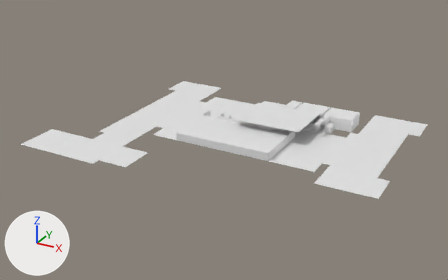
An edit to the Blender file assets/jvo.blend, drawn before and after from the same camera.
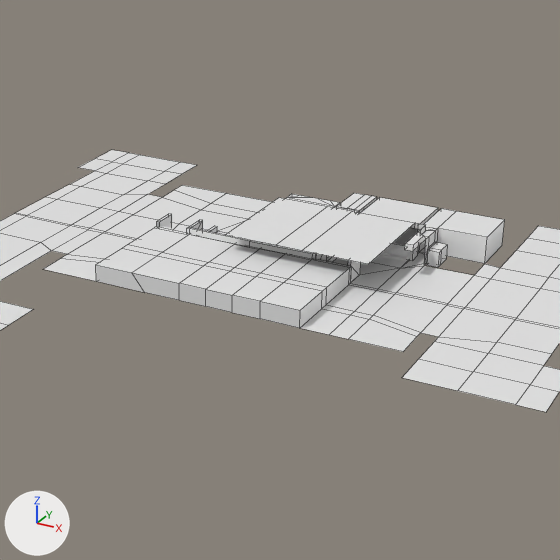
Each version appears first whole from a camera (50 mm lens) standing at (120.2, -248.3, 116.6) and looking at (-11.0, -9.8, -2.7), and next in a close-up on the part from 30% to 86% of the width and 5% to 95% of the height. The axes (+X, +Y, +Z) are drawn at lower left. The lights are the same throughout. The close-ups show mesh edges as thin lines. Objects named as collision shapes, trigger or cutter boxes, shadow casters or lower levels of detail are left out.

Objects in the first close-up: 'basis -col', 'muurtjes_aula -col'.
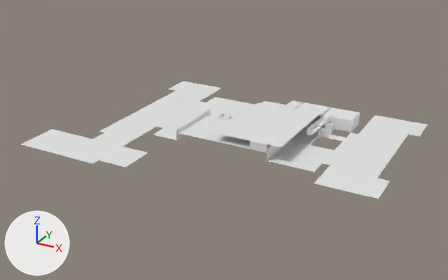
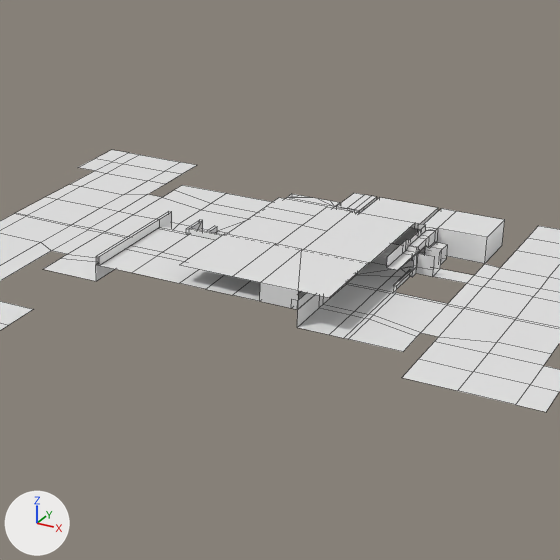
Boxes (x1, y1, x2, y2) around the edits, measured in the close-ups (560 x 560 px):
'muurtjes_aula -col', reshaped, modifiers changed: before (157, 214, 361, 275); after (96, 211, 358, 309)
part 1 of me_plane_003, built on: before (96, 225, 434, 335); after (180, 198, 560, 339)
part 2 of me_plane_004, added: after (96, 211, 172, 266)
part 3 of me_plane_004, built on: before (157, 214, 361, 275); after (186, 225, 358, 309)

The change, as a diff of the scene's bpy script:
```diff
--- a/assets/jvo.blend.py
+++ b/assets/jvo.blend.py
@@ me_plane_003 @@
 # used by ob_basis__col; location = (-1.4, 27.1, 4.2); scale = (8.73, 8.73, 8.73)
-me_plane_003.from_pydata(...)  # 361 vertices, 308 faces; spans x -9.9..8.3, y -10.5..2.7, z -1.3..0.4
+me_plane_003.from_pydata(...)  # 457 vertices, 393 faces, 1 loose edge; spans x -9.9..8.3, y -10.5..2.7, z -1.3..0.4
+# me_plane_003 part 1: 12 vertices moved from x 2.4..3.6, y -4.9..-1.2, z -0.5..0.4 to x 2.3..3.4, y -4.9..-1.1, z -0.5..0.4; 13 vertices removed from x -2.0..3.6, y -6.1..-1.5, z -0.5..0.4; 109 vertices added at x -0.7..7.7, y -6.1..0.0, z -0.5..0.4
 me_plane_003.materials.append(mat_debug)
@@ me_plane_004 @@
 # used by ob_muurtjes_aula__col; location = (-1.2, 26.9, 4.1); scale = (8.62, 8.62, 8.62)
-me_plane_004.from_pydata(...)  # 36 vertices, 23 faces; spans x -0.29..2.4, y -3.28..-1.78, z -0.5..0.09
+me_plane_004.from_pydata(...)  # 76 vertices, 52 faces; spans x -3.03..2.33, y -6.11..-1.78, z -0.5..0.16
+# me_plane_004 part 2: a new loose piece of 14 vertices spanning x -3.03..-2.94, y -6.11..-2.6, z -0.5..0.16, in mat_debug (white #e7e7e7)
+# me_plane_004 part 3
+# 6 vertices in x 1.4..1.49, y -3.28..-3.21, z -0.06..0.09 move by (0.0, -0.02, 0.0)
+# 4 vertices in x -0.29, y -3.28..-3.21, z -0.06..0.09 move by (-0.02, -0.02, 0.0)
+# 3 vertices in x 2.32, y -3.23..-2.6, z -0.5..-0.06 move by (-0.14, 0.0, 0.0)
+# 3 vertices in x 2.4, y -3.23..-2.6, z -0.5..-0.06 move by (-0.07, 0.0, 0.0)
+# 4 vertices move from x 2.32..2.4, y -3.23..-2.6, z 0.09 to x 2.18..2.33, y -3.23..-2.6, z 0.16
+# 21 vertices are added at x -2.11..2.33, y -6.11..-1.78, z -0.5..0.16
+# 5 new vertices lie (0.08, 0.0, 0.0) away from vertices in x -2.11, y -3.23..-1.78, z -0.5..0.09
+# 22 new faces join them
 me_plane_004.materials.append(mat_debug)
@@ ob_muurtjes_aula__col @@
 ob_muurtjes_aula__col.scale = (8.62, 8.62, 8.62)
-_m = ob_muurtjes_aula__col.modifiers.new('Mirror', 'MIRROR')
-_m.merge_threshold = 0.063
-_m.mirror_object = ob_empty_001
```
